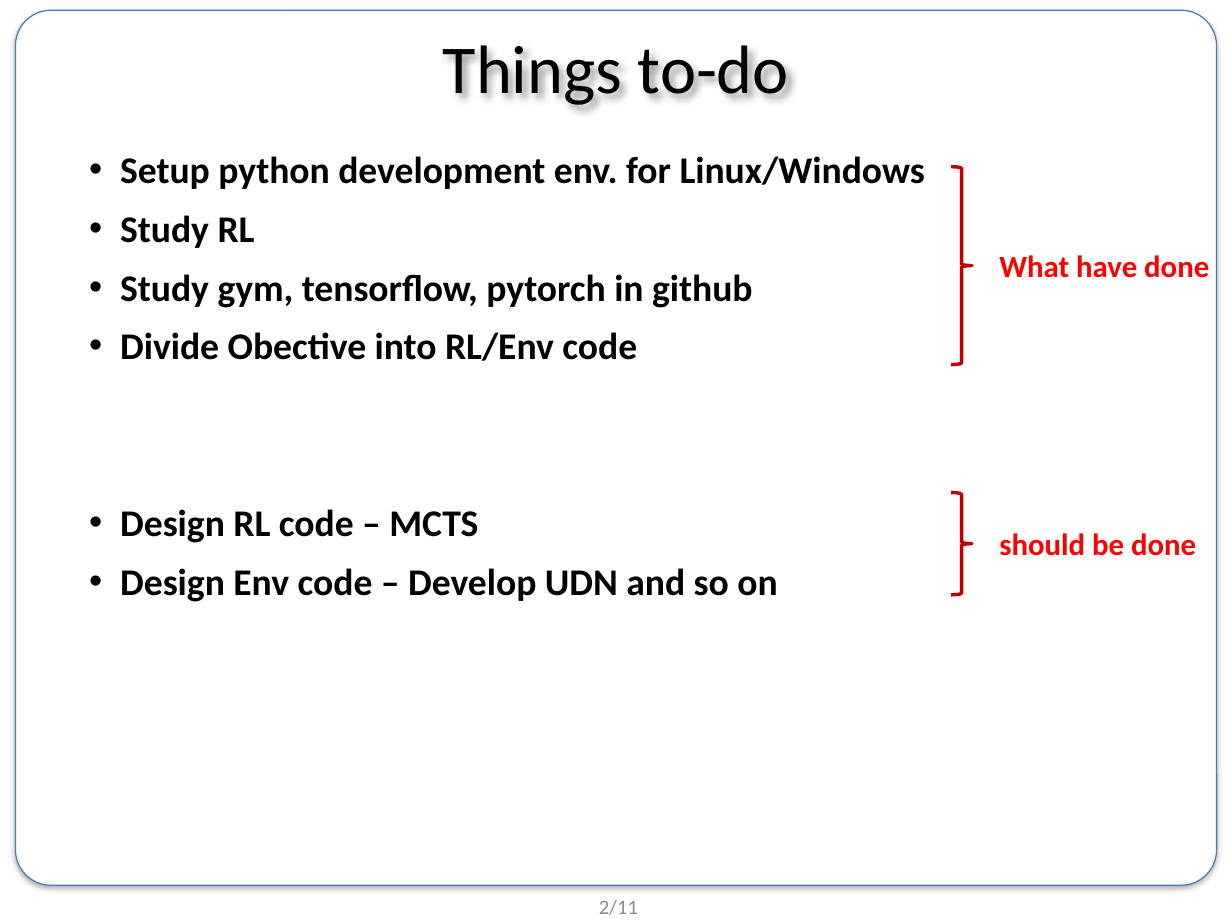
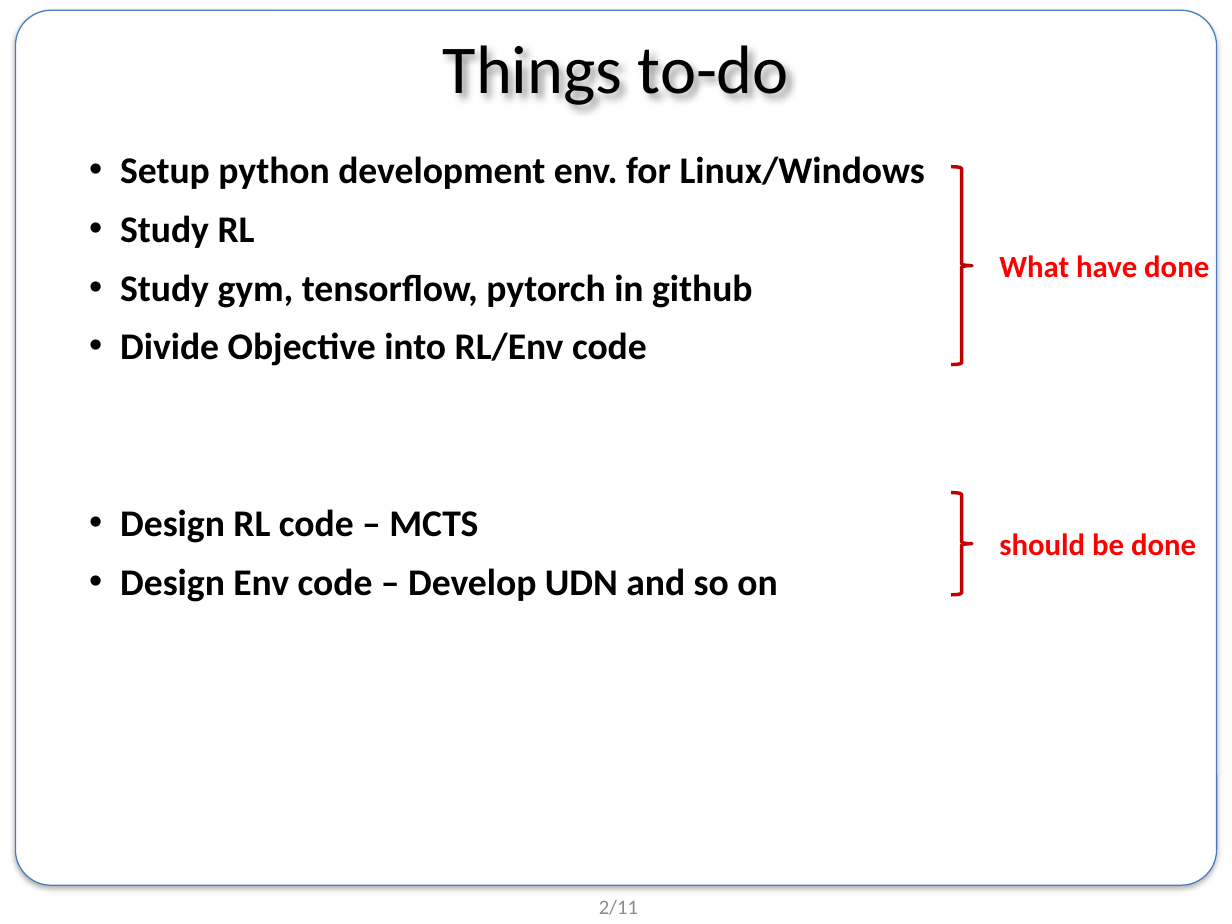
Before and after one commit to BongSangKim/UGRP, a slide deck: slide 2 of 0705 미팅/190705_UGRP_발표자료.pptx. Drawn at 1232x924 pixels with LibreOffice and Linux fonts; fonts in the diff are those of the drawing; background and template pictures are left out. Boxes give left, top, right and bottom in pixels: in the first picture for what was removed or moved away, otherwise in the second. Text is boxed around its words. In the diff, an @@ line names an element or a change of style, - is before the commit and + after.

```diff
--- a/0705 미팅/190705_UGRP_발표자료.pptx
+++ b/0705 미팅/190705_UGRP_발표자료.pptx
@@ text at <box>120,332,647,366</box>: text changed @@
-• Divide Obective into RL/Env code
+• Divide Objective into RL/Env code
```
Also in this commit, not shown: 2 other slides changed.
